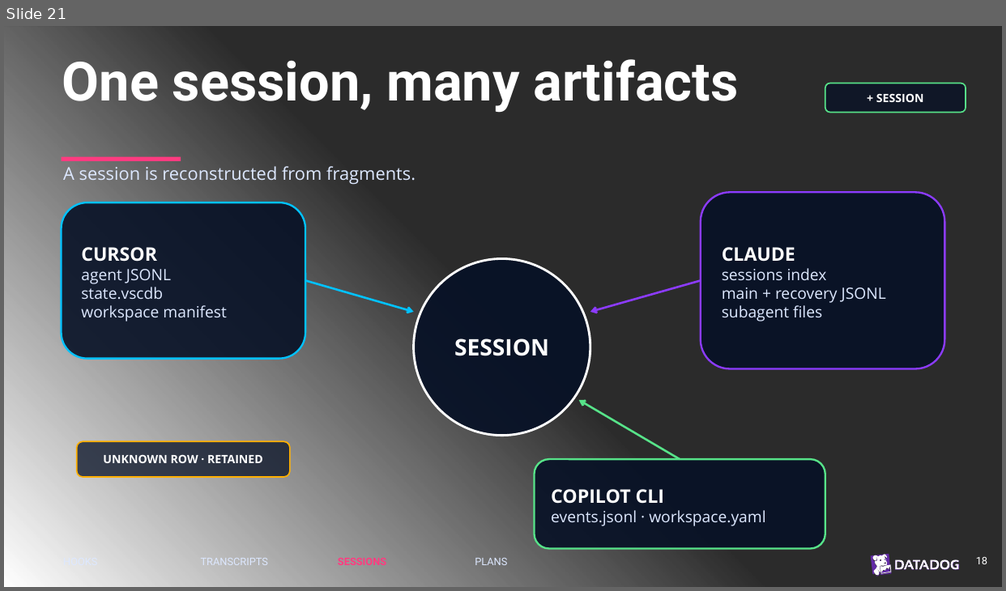
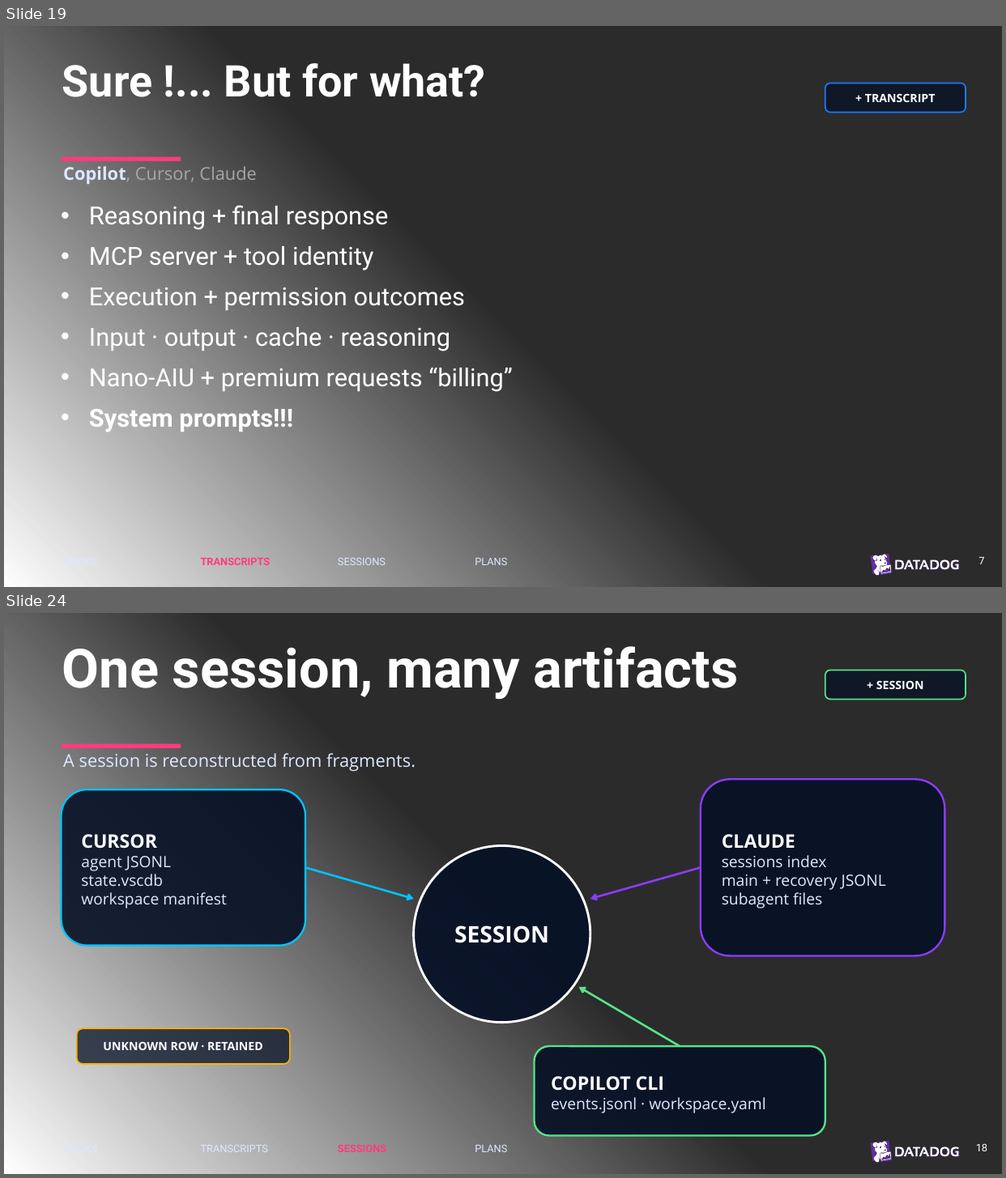
Before and after one commit to chrisnas/TechoramaNetherland2026, a slide deck: Harness Spy/Slides/HarnessSpy.pptx. Shown one above the other, each under a label of ours: slide 21 before the commit, slides 19 and 24 after it; the slides between them are not shown. The pictures are 1006x591 and 1006x1178 pixels, drawn with LibreOffice and Linux fonts; fonts in the diff are those of the drawing; background and template pictures are left out; a plain dark background stands for a picture behind light text. Boxes give left, top, right and bottom in pixels: in the first picture for what was removed or moved away, otherwise in the second. Text is boxed around its words. In the diff, an @@ line names an element or a change of style, - is before the commit and + after.

Commit message:
Improve AI session

```diff
--- a/Harness Spy/Slides/HarnessSpy.pptx
+++ b/Harness Spy/Slides/HarnessSpy.pptx
@@ slide 19 added at [4,26,1002,587], background picture (left out); not listed: 3 template elements that a slide beside it also shows @@
@@ text added at [62,63,486,97], 42 pt, text #FFFFFF, bold @@
+Sure !... But for what?
@@ rounded rectangle added at [825,83,966,112], fill #071126 at 75% opacity, outline #187BFF 1.3 pt, 11 pt, text #FFFFFF, bold @@
++ TRANSCRIPT
@@ rectangle added at [61,157,181,161], fill #FF3B80 @@
@@ text added at [63,166,256,184], 17 pt, text #A6A6A6 @@
+Copilot, Cursor, Claude
@@ subtitle added at [89,205,512,433], 24 pt, text #FFFFFF @@
+• Reasoning + final response
+• MCP server + tool identity
+• Execution + permission outcomes
+• Input · output · cache · reasoning
+• Nano-AIU + premium requests “billing”
+• System prompts!!!
@@ text added at [61,555,192,570], 10 pt, text #DDE8FF @@
+HOOKS
@@ text added at [201,558,270,565], 10 pt, text #FF3B80, bold @@
+TRANSCRIPTS
@@ text added at [338,558,386,565], 10 pt, text #DDE8FF @@
+SESSIONS
@@ text added at [475,558,507,565], 10 pt, text #DDE8FF @@
+PLANS
@@ text added at [978,557,984,565], 10 pt, text #FFFFFF @@
+7
@@ what was slide 21 is now slide 24 @@
```
Also in this commit, not shown: 6 slides changed, 4 other slides added, 2 slides removed, 32 other files.
